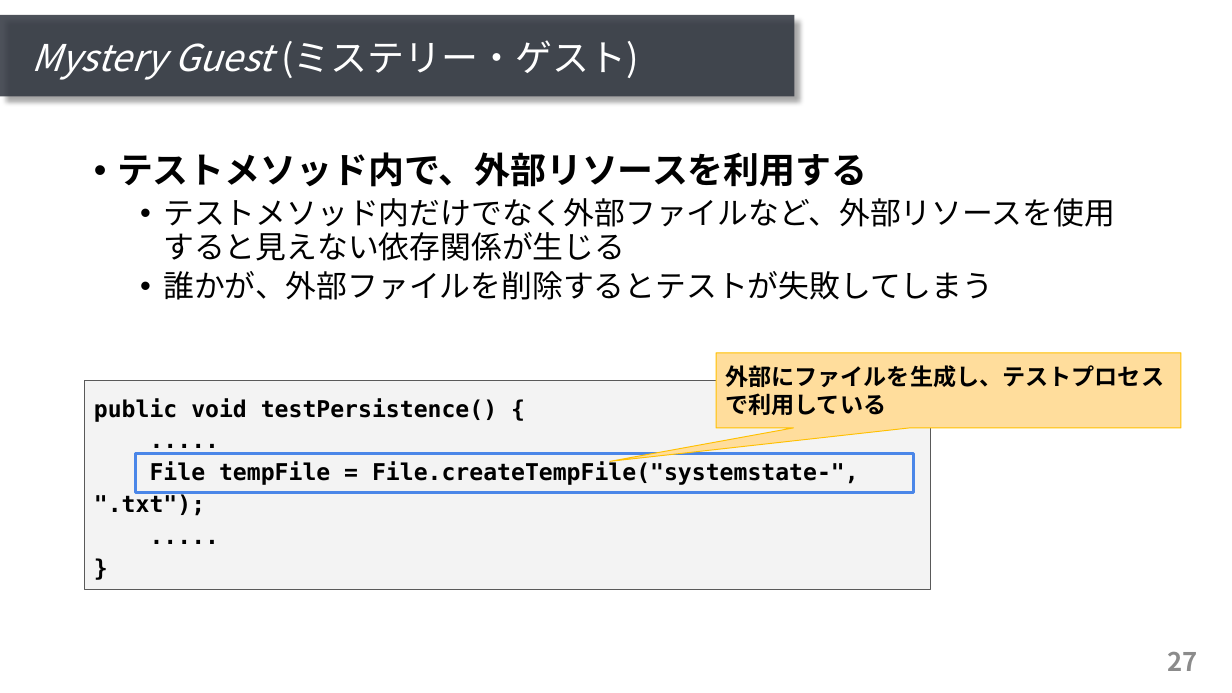
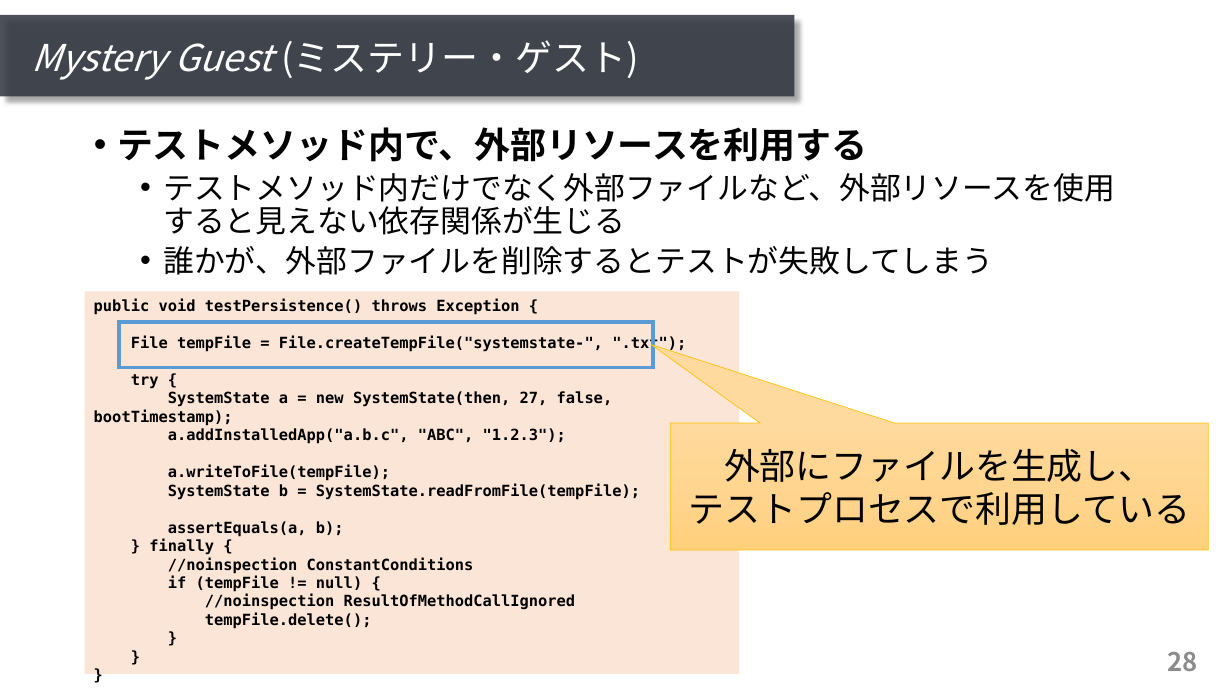
Before and after one commit to ryosuke-ku/mthesis2020-pre, a slide deck: slide 28 of presentation_kurachi.pptx (slide 27 before the commit). Drawn at 1232x693 pixels with LibreOffice and Linux fonts; fonts in the diff are those of the drawing. Boxes give left, top, right and bottom in pixels: in the first picture for what was removed or moved away, otherwise in the second. Text is boxed around its words. In the diff, an @@ line names an element or a change of style, - is before the commit and + after.

Commit message:
add

```diff
--- a/presentation_kurachi.pptx
+++ b/presentation_kurachi.pptx
@@ text "テストメソッド内で、外部リソースを利用する": place and size @@
-text "テストメソッド内で、外部リソースを利用する" at [117, 152, 1115, 300]
+text "テストメソッド内で、外部リソースを利用する" at [117, 127, 1115, 275]
@@ rectangle added at [85, 291, 739, 674], fill #FBE5D6, 12 pt, text #000000, bold @@
+public void testPersistence() throws Exception {
+File tempFile = File.createTempFile("systemstate-", ".txt");
+try {
+SystemState a = new SystemState(then, 27, false, bootTimestamp);
+a.addInstalledApp("a.b.c", "ABC", "1.2.3");
+a.writeToFile(tempFile);
+SystemState b = SystemState.readFromFile(tempFile);
+assertEquals(a, b);
+} finally {
+//noinspection ConstantConditions
+if (tempFile != null) {
+//noinspection ResultOfMethodCallIgnored
+tempFile.delete();
+}
+}
+}
@@ rectangle added at [119, 322, 653, 368], outline #5B9BD5 3 pt @@
@@ rectangle removed at [85, 381, 932, 590] @@
-public void testPersistence() {
-.....
-File tempFile = File.createTempFile("systemstate-", ".txt");
-.....
-}
@@ speech box "外部にファイルを生成し、 テストプロセスで利用している": place and size @@
-speech box "外部にファイルを生成し、 テストプロセスで利用している" at [716, 353, 1181, 428]
+speech box "外部にファイルを生成し、 テストプロセスで利用している" at [670, 423, 1208, 550]
@@ speech box "外部にファイルを生成し、 テストプロセスで利用している" at [670, 423, 1208, 550]: rounded speech box to speech box; fill #FFDD9C to gradient #FFDB9E to #FFD590 to #FFD07C; outline #FFC000 0.75 pt to #FFC000 0.5 pt @@
@@ text in speech box at [689, 448, 1190, 525]: text changed; size 18 to 28 pt; bold off @@
-外部にファイルを生成し、テストプロセスで利用している
+外部にファイルを生成し、
+テストプロセスで利用している
@@ rectangle removed at [136, 454, 914, 493] @@
@@ page number at [1168, 652, 1198, 671]: text changed @@
-27
+28
```
Also in this commit, not shown: 2 other slides changed, 1 slide added.
